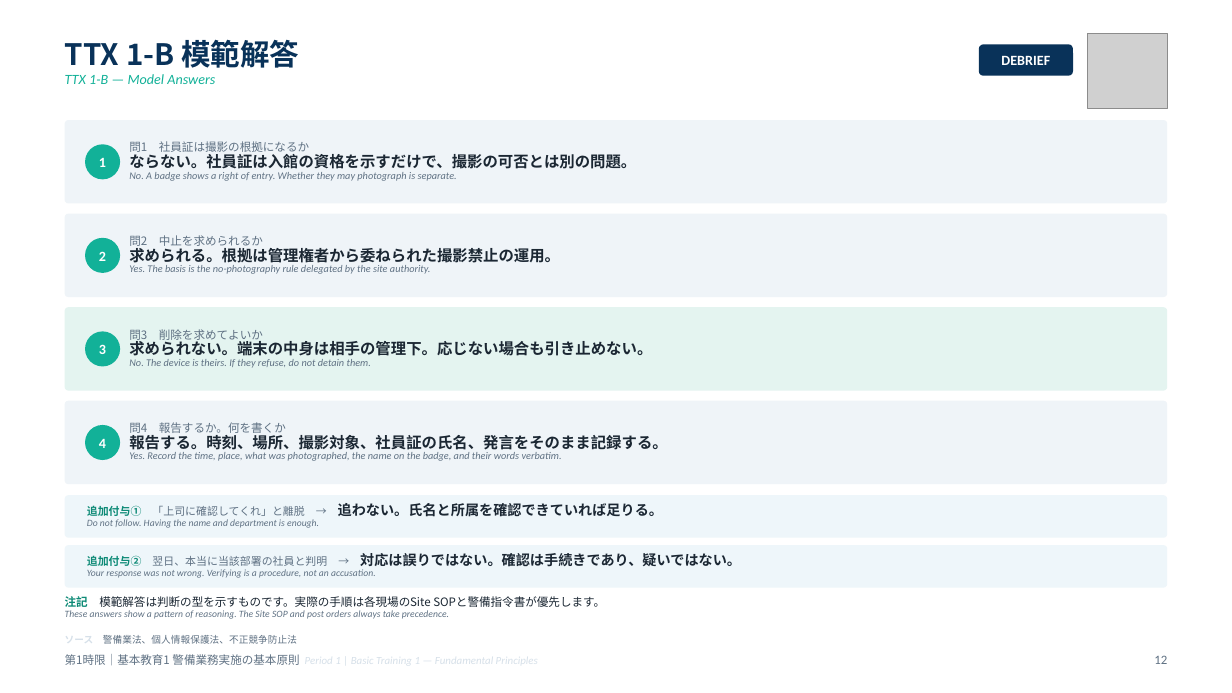
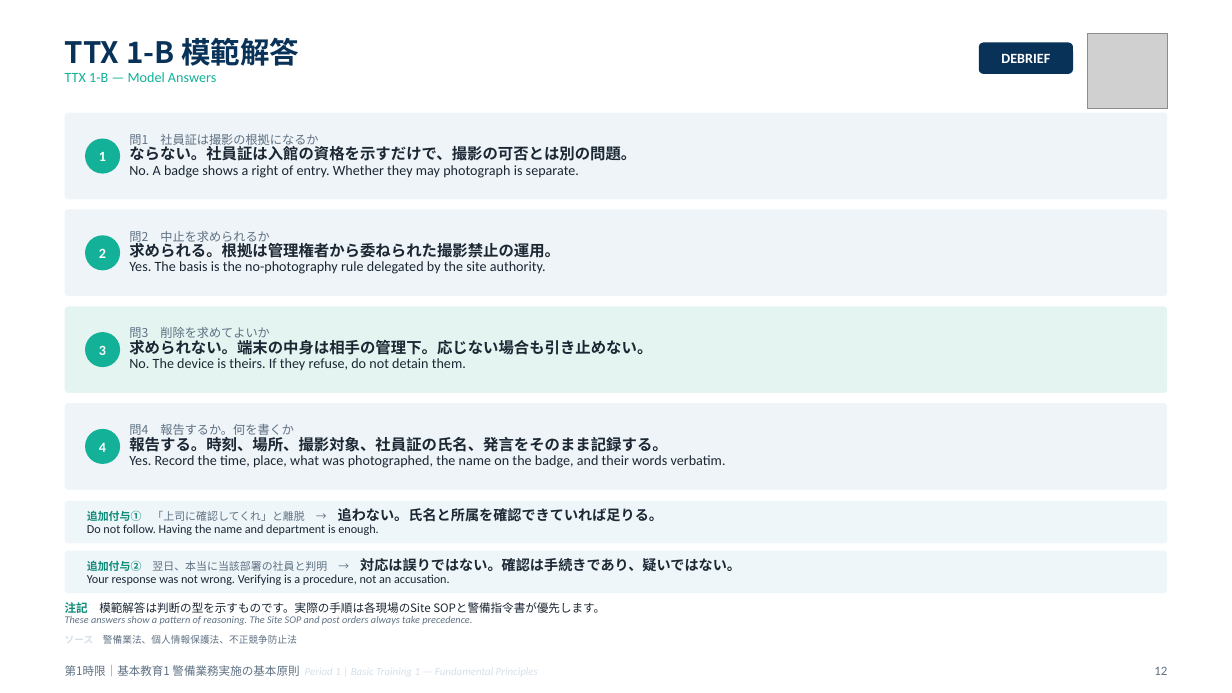
Before and after one commit to hrsmhiroshi-cpu/Training-, a slide deck: slide 12 of decks/01_1限_基本原則.pptx. Drawn at 1232x693 pixels with LibreOffice and Linux fonts; fonts in the diff are those of the drawing; grey boxes stand for pictures. Boxes give left, top, right and bottom in pixels: in the first picture for what was removed or moved away, otherwise in the second. Text is boxed around its words. In the diff, an @@ line names an element or a change of style, - is before the commit and + after.

```diff
--- a/decks/01_1限_基本原則.pptx
+++ b/decks/01_1限_基本原則.pptx
@@ text at [65,72,216,82]: italic off in "TTX 1-B — Model Answers" @@
@@ proportions changed in 4 elements at [65,306,1167,393], [65,210,1167,297], [65,403,1167,490], [65,113,1167,200] @@
@@ rounded rectangle: place and size @@
-rounded rectangle at [65,120,1167,203]
+rounded rectangle at [65,113,1167,200]
@@ text "問1 社員証は撮影の根拠になるか": place and size @@
-text "問1 社員証は撮影の根拠になるか" at [129,141,636,181]
+text "問1 社員証は撮影の根拠になるか" at [129,134,636,178]
@@ text "1": place and size @@
-text "1" at [99,158,106,167]
+text "1" at [99,152,106,161]
@@ ellipse: place and size @@
-ellipse at [85,144,120,179]
+ellipse at [85,139,120,174]
@@ text at [129,134,579,178]: size 9 to 9.5 pt in "問1 社員証は撮影の根拠になるか"; size 8 to 11 pt, text colour #5F7183 to #1B2733, italic off in "No. A badge shows a right of ..." @@
@@ text at [129,231,546,274]: size 9 to 9.5 pt in "問2 中止を求められるか"; size 8 to 11 pt, text colour #5F7183 to #1B2733, italic off in "Yes. The basis is the no-photography rule ..." @@
@@ text at [129,327,466,370]: size 9 to 9.5 pt in "問3 削除を求めてよいか"; size 8 to 11 pt, text colour #5F7183 to #1B2733, italic off in "No. The device is theirs. If they ..." @@
@@ rounded rectangle: place and size @@
-rounded rectangle at [65,401,1167,484]
+rounded rectangle at [65,403,1167,490]
@@ text at [129,424,726,468]: size 9 to 9.5 pt in "問4 報告するか。何を書くか"; size 8 to 11 pt, text colour #5F7183 to #1B2733, italic off in "Yes. Record the time, place, what was ..." @@
@@ 2 rounded rectangles, 1 text, 1 ellipse: place and size @@
-2 rounded rectangles, 1 text, 1 ellipse at [65,425,1167,588]
+2 rounded rectangles, 1 text, 1 ellipse at [65,429,1167,593]
@@ text at [87,524,378,535]: size 7.5 to 9.5 pt, text colour #5F7183 to #1B2733, italic off in "Do not follow. Having the name and ..." @@
@@ text at [87,574,450,585]: size 7.5 to 9.5 pt, text colour #5F7183 to #1B2733, italic off in "Your response was not wrong. Verifying is ..." @@
@@ text at [65,616,472,625]: size 7.5 to 8 pt in "These answers show a pattern of reasoning. ..." @@
@@ text "第1時限｜基本教育1 警備業務実施の基本原則 Period 1 | ...": place and size @@
-text "第1時限｜基本教育1 警備業務実施の基本原則 Period 1 | ..." at [65,654,299,665]
+text "第1時限｜基本教育1 警備業務実施の基本原則 Period 1 | ..." at [65,665,299,676]
@@ text "12": place and size @@
-text "12" at [1154,655,1167,664]
+text "12" at [1154,666,1167,675]
```
Also in this commit, not shown: 12 other slides changed, 7 other files.
